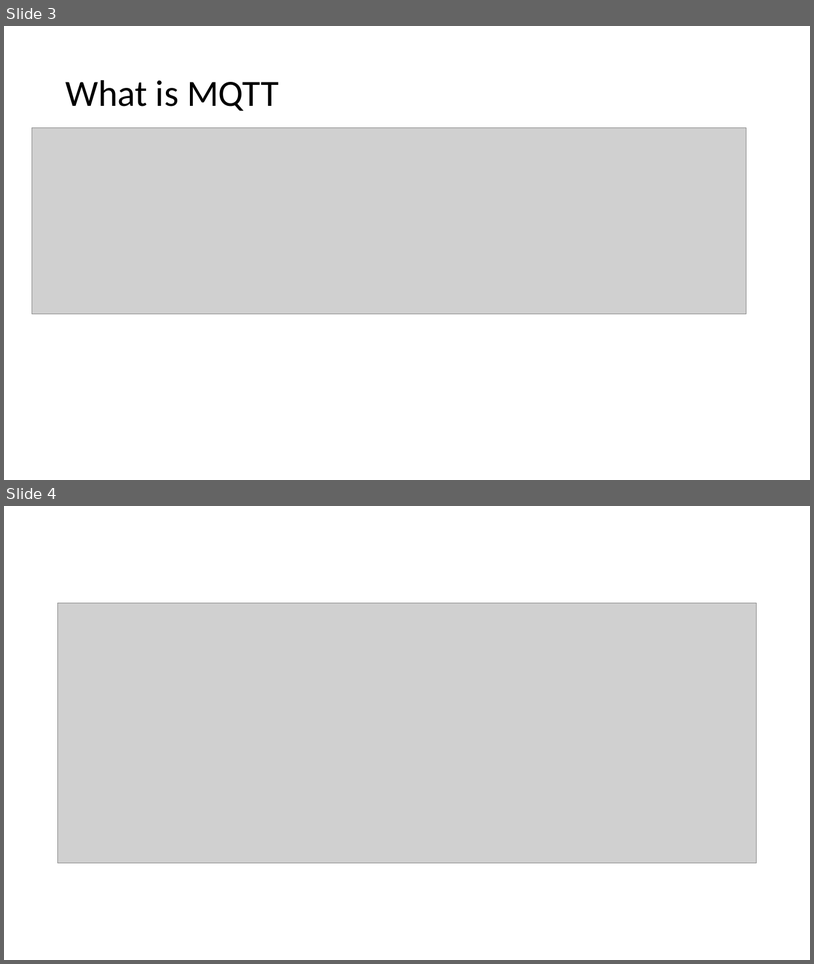
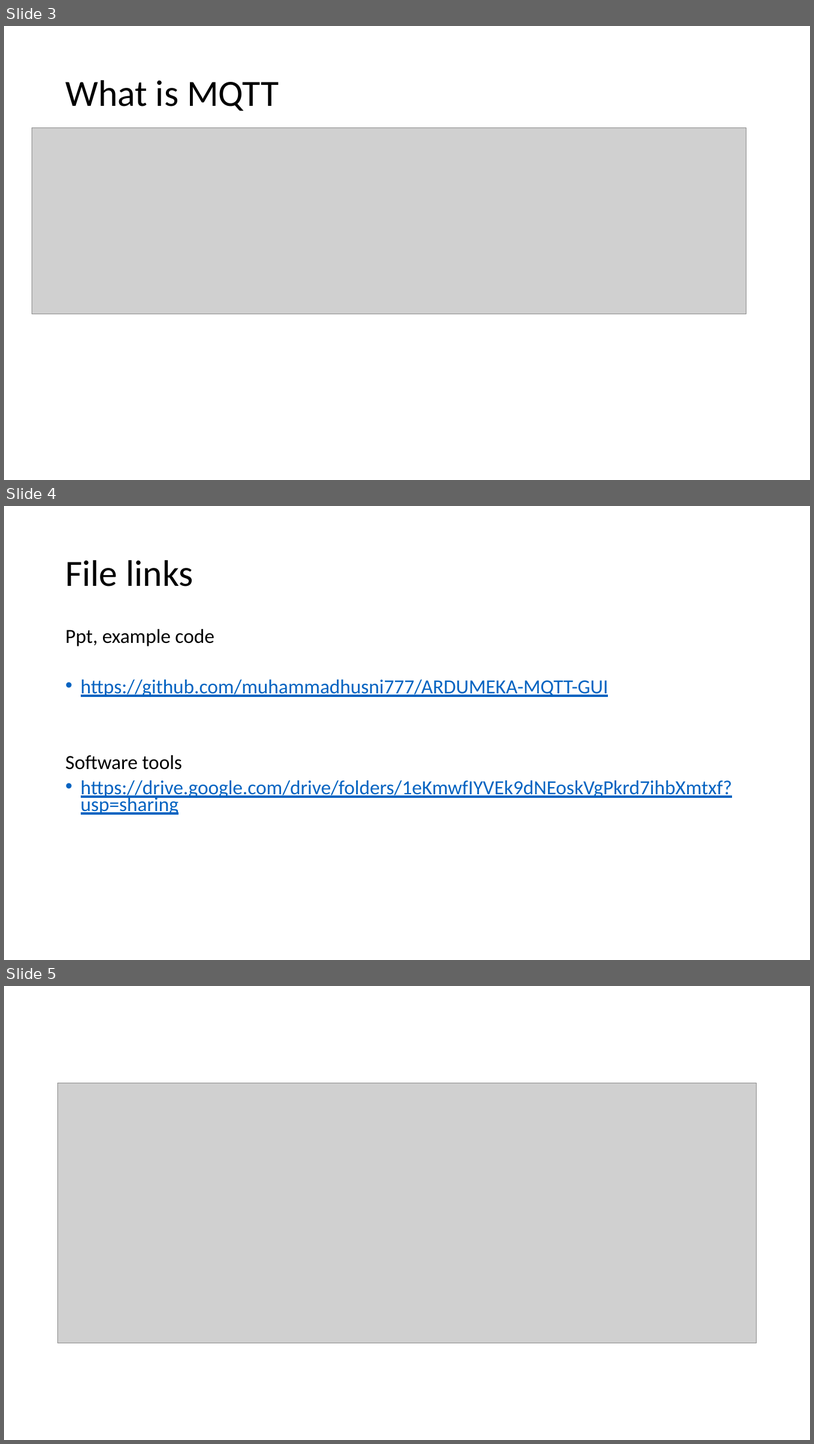
Before and after one commit to muhammadhusni777/ARDUMEKA-MQTT-GUI, a slide deck: Presentasi.pptx. Shown one above the other, each under a label of ours: slides 3 and 4 before the commit, slides 3, 4 and 5 after it. The pictures are 814x964 and 814x1444 pixels, drawn with LibreOffice and Linux fonts; fonts in the diff are those of the drawing; grey boxes stand for pictures. Boxes give left, top, right and bottom in pixels: in the first picture for what was removed or moved away, otherwise in the second. Text is boxed around its words. In the diff, an @@ line names an element or a change of style, - is before the commit and + after.

```diff
--- a/Presentasi.pptx
+++ b/Presentasi.pptx
@@ slide 4 added at [4, 506, 810, 960], background #FFFFFF @@
@@ title added at [65, 560, 193, 586], 44 pt, text #000000 @@
+File links
@@ text added at [65, 629, 732, 814], 23.8 pt, text #0563C1, underline @@
+Ppt, example code
+• https://github.com/muhammadhusni777/ARDUMEKA-MQTT-GUI
+Software tools
+• https://drive.google.com/drive/folders/1eKmwfIYVEk9dNEoskVgPkrd7ihbXmtxf?usp=sharing
@@ what was slide 4 is now slide 5 @@
```
